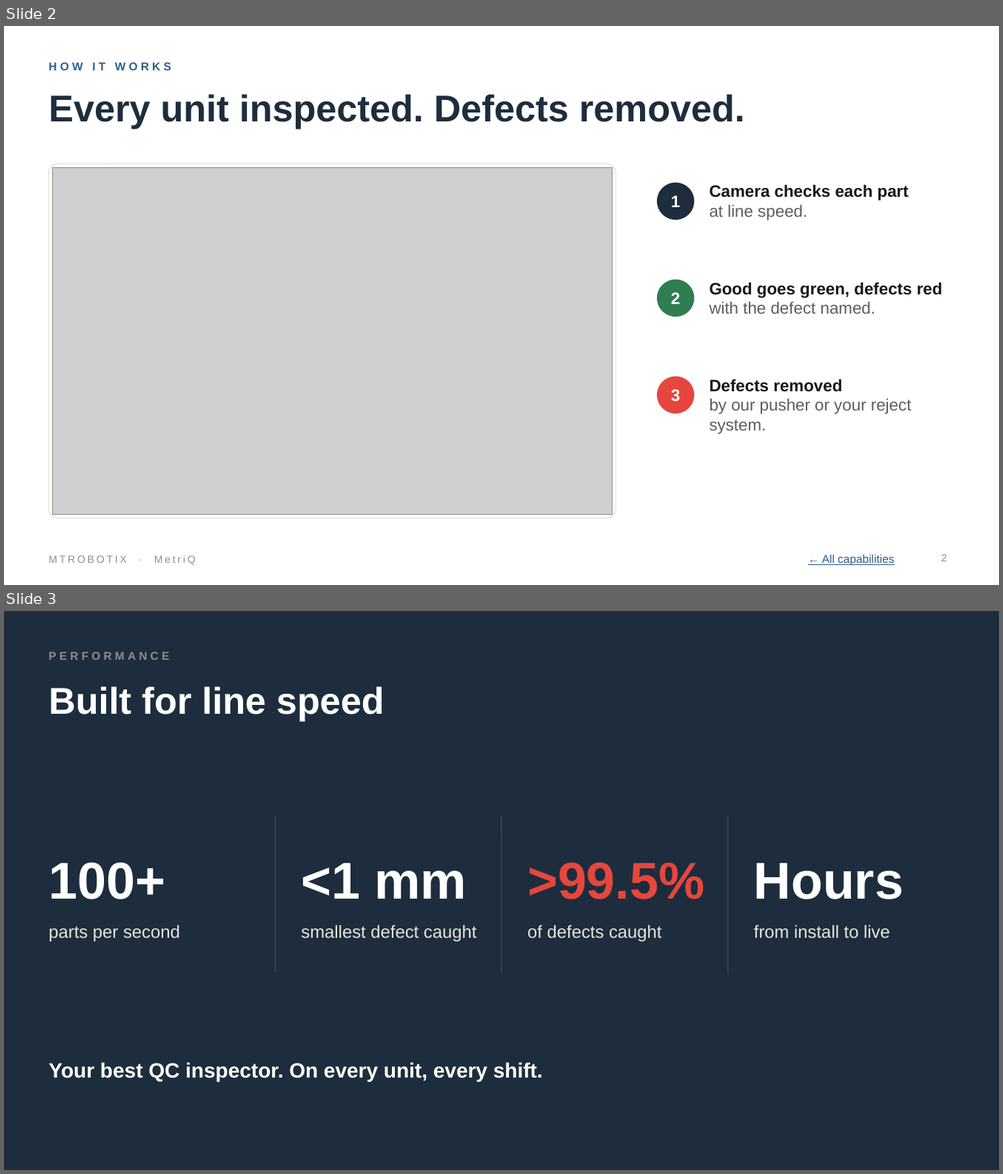
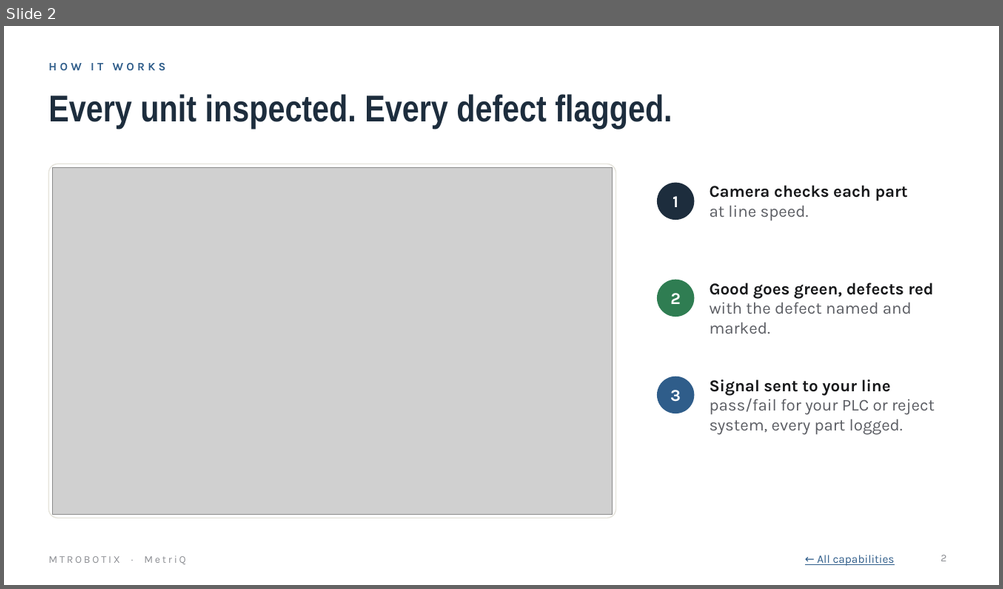
Before and after one commit to MTRobotix/MTR-SOP, a slide deck: content/general/attachments/metriq-pitch-deck.pptx. Shown one above the other, each under a label of ours: slides 2 and 3 before the commit, slide 2 after it. The pictures are 1003x1174 and 1003x589 pixels, drawn with LibreOffice and Linux fonts; fonts in the diff are those of the drawing; grey boxes stand for pictures. Boxes give left, top, right and bottom in pixels: in the first picture for what was removed or moved away, otherwise in the second. Text is boxed around its words. In the diff, an @@ line names an element or a change of style, - is before the commit and + after.

```diff
--- a/content/general/attachments/metriq-pitch-deck.pptx
+++ b/content/general/attachments/metriq-pitch-deck.pptx
@@ slide 3 removed at <box>4,611,999,1170</box>, background #1D2D3D @@
@@ text removed at <box>48,652,169,660</box> @@
-PERFORMANCE
@@ text removed at <box>48,686,384,721</box> @@
-Built for line speed
@@ line removed from (275, 816) to (275, 973) @@
@@ line removed from (502, 816) to (502, 973) @@
@@ line removed from (728, 816) to (728, 973) @@
@@ text removed at <box>48,863,165,900</box> @@
-100+
@@ text removed at <box>301,863,466,899</box> @@
-<1 mm
@@ text removed at <box>527,863,704,900</box> @@
->99.5%
@@ text removed at <box>754,863,903,900</box> @@
-Hours
@@ text removed at <box>48,925,180,942</box> @@
-parts per second
@@ text removed at <box>301,925,477,942</box> @@
-smallest defect caught
@@ text removed at <box>527,925,662,942</box> @@
-of defects caught
@@ text removed at <box>754,925,890,939</box> @@
-from install to live
@@ text removed at <box>48,1062,543,1082</box> @@
-Your best QC inspector. On every unit, every shift.
@@ slide 2 changed as well @@
@@ title at <box>48,94,671,129</box>: text changed; font Arial to Arial Narrow @@
-Every unit inspected. Defects removed.
+Every unit inspected. Every defect flagged.
@@ text at <box>709,283,933,299</box>: font Arial to Karla in "Good goes green, defects red" @@
@@ text at <box>709,302,911,334</box>: text changed; font Arial to Karla @@
-with the defect named.
+with the defect named and marked.
@@ ellipse at <box>657,377,694,414</box>: fill #E5463D to #2F5D8A @@
@@ text at <box>709,380,934,435</box>: text changed; font Arial to Karla @@
-Defects removed
-by our pusher or your reject system.
+Signal sent to your line
+pass/fail for your PLC or reject system, every part logged.
@@ font Arial to Karla in 6 elements at <box>48,63,166,70</box>, <box>672,196,678,207</box>, <box>709,185,908,221</box>, <box>670,390,680,402</box>, <box>817,555,894,566</box>, <box>48,556,186,565</box> @@
```
Also in this commit, not shown: 12 other slides changed, 1 slide added, 4 other files.
